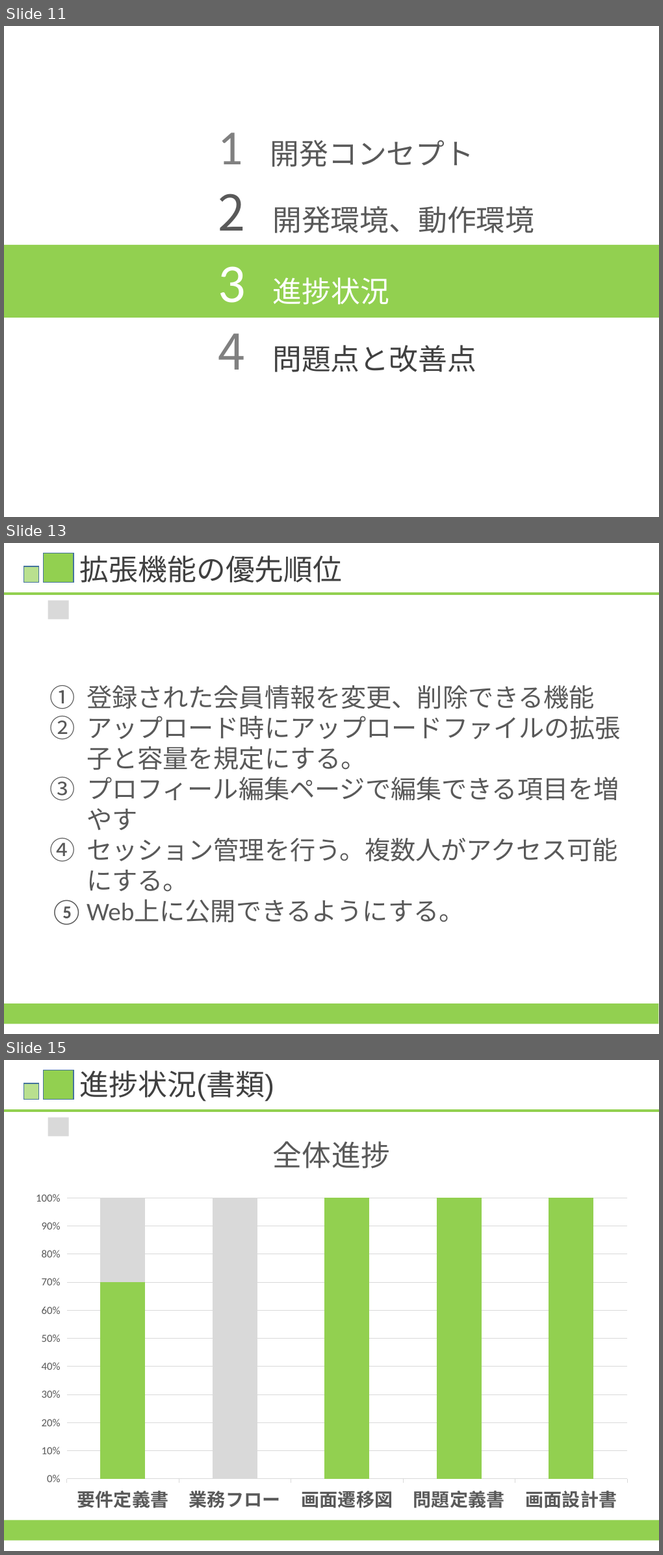
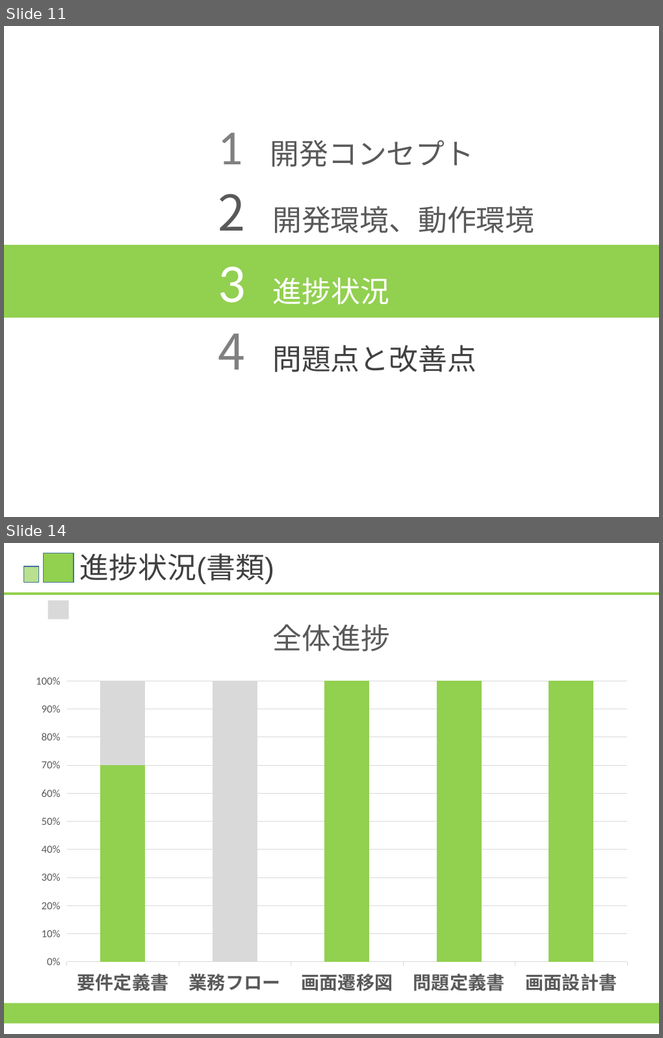
Before and after one commit to HamuroAC/Hamfile, a slide deck: 資料/発表資料.pptx. Shown one above the other, each under a label of ours: slides 11, 13 and 15 before the commit, slides 11 and 14 after it; the slides between them are not shown. The pictures are 663x1555 and 663x1038 pixels, drawn with LibreOffice and Linux fonts; fonts in the diff are those of the drawing. Boxes give left, top, right and bottom in pixels: in the first picture for what was removed or moved away, otherwise in the second. Text is boxed around its words. In the diff, an @@ line names an element or a change of style, - is before the commit and + after.

```diff
--- a/資料/発表資料.pptx
+++ b/資料/発表資料.pptx
@@ slide 13 removed at [4,543,659,1034], background #FFFFFF @@
@@ rectangle removed at [43,553,74,583] @@
@@ title removed at [80,555,342,583] @@
-拡張機能の優先順位
@@ rectangle removed at [24,566,38,582] @@
@@ rectangle removed at [4,593,659,596] @@
@@ rectangle removed at [48,601,69,620] @@
@@ text removed at [87,685,621,892] @@
-1. 登録された会員情報を変更、削除できる機能
-2. アップロード時にアップロードファイルの拡張子と容量を規定にする。
-3. プロフィール編集ページで編集できる項目を増やす
-4. セッション管理を行う。複数人がアクセス可能にする。
-5. Web上に公開できるようにする。
@@ rectangle removed at [4,1005,659,1025] @@
@@ what was slide 15 is now slide 14 @@
```
Also in this commit, not shown: 7 slides changed, 1 slide added, 1 other slide removed.
